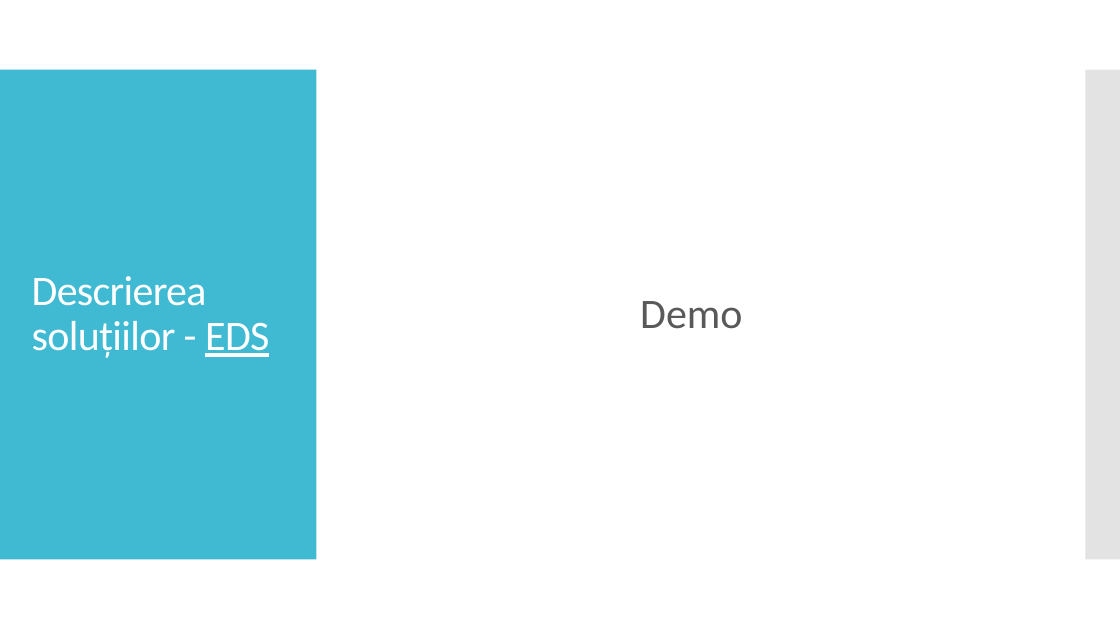
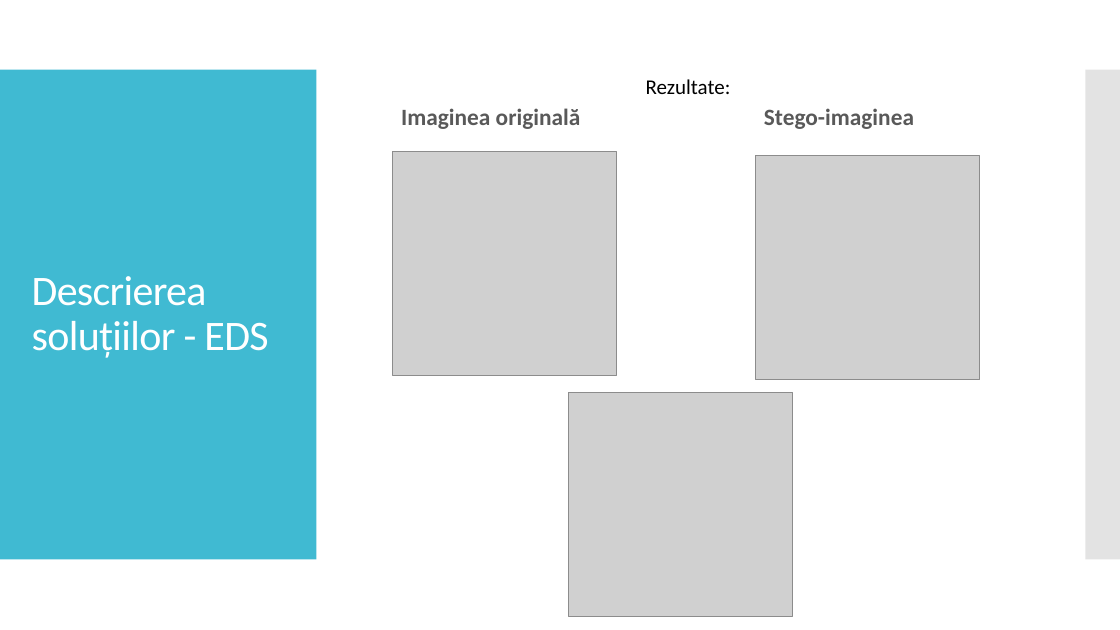
Before and after one commit to AlexDomnaru/StegoAlgorithms, a slide deck: slide 24 of Licenta2018DomnaruAlexandru/Prezentare.pptx (slide 20 before the commit). Drawn at 1120x630 pixels with LibreOffice and Linux fonts; fonts in the diff are those of the drawing; grey boxes stand for pictures. Boxes give left, top, right and bottom in pixels: in the first picture for what was removed or moved away, otherwise in the second. Text is boxed around its words. In the diff, an @@ line names an element or a change of style, - is before the commit and + after.

```diff
--- a/Licenta2018DomnaruAlexandru/Prezentare.pptx
+++ b/Licenta2018DomnaruAlexandru/Prezentare.pptx
@@ text added at (x1=646, y1=79, x2=731, y2=94), 18 pt, text #000000 @@
+Rezultate:
@@ title "Descrierea soluțiilor - EDS" at (x1=32, y1=276, x2=268, y2=358): underline off in "EDS" @@
@@ text added at (x1=401, y1=108, x2=581, y2=129), 20 pt, text #595959, bold @@
+Imaginea originală
@@ text added at (x1=764, y1=108, x2=914, y2=129), 20 pt, text #595959, bold @@
+Stego-imaginea
@@ picture added at (x1=392, y1=151, x2=617, y2=376) @@
@@ picture added at (x1=755, y1=155, x2=980, y2=380) @@
@@ text removed at (x1=640, y1=301, x2=742, y2=329) @@
-Demo
@@ picture added at (x1=569, y1=392, x2=793, y2=617) @@
```
Also in this commit, not shown: 8 other slides changed, 3 slides added, 15 other files.
